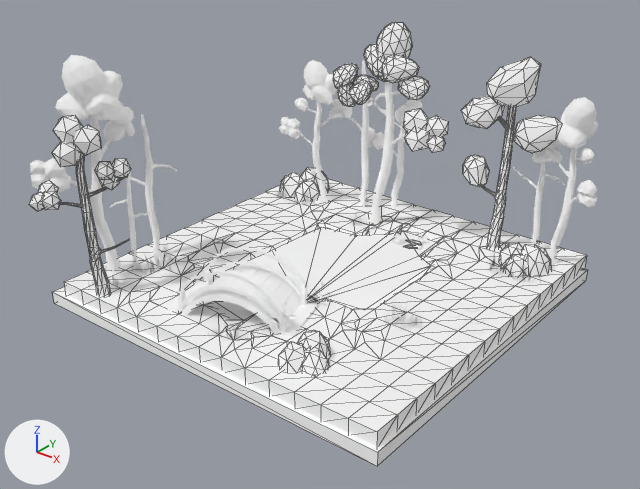
One commit to the glTF model public/models/scene.glb: the scene before it, then after it.
The view is the same before and after, from a 50 mm camera at (26.7, -34.5, 22.6) aimed at (0.8, -2.2, 2.5). Lighting does not change. The marker at lower left points along +X, +Y and +Z. Mesh edges are drawn as thin lines on the coarser meshes. Objects named as collision shapes, trigger or cutter boxes, shadow casters or lower levels of detail are left out. Where no turn or scale is listed for an object, it has been applied to the vertices.

Before the edit, the objects in view are built like this:
```python
me_cylinder_003_material_003_0 = bpy.data.meshes.new('Cylinder.003_Material.003_0')
me_cylinder_003_material_003_0.from_pydata(...)  # 426 vertices, 800 faces; spans x -2.29..2.28, y -1.81..1.5, z -2.01..3.36
me_cylinder_003_material_003_0.materials.append(mat_material_005)  # white #ffffff
me_icosphere_010_material_010_0 = bpy.data.meshes.new('Icosphere.010_Material.010_0')
me_icosphere_010_material_010_0.from_pydata(...)  # 154 vertices, 284 faces; spans x 0.57..2.88, y -0.69..2.66, z -5.86..2.08
me_icosphere_010_material_010_0.materials.append(mat_material_010)  # white #ffffff
me_icosphere_017_material_003_0 = bpy.data.meshes.new('Icosphere.017_Material.003_0')
me_icosphere_017_material_003_0.from_pydata(...)  # 65 vertices, 95 faces; spans x -1.72..1.28, y -2.09..1.1, z -0.38..1.63
me_icosphere_017_material_003_0.materials.append(mat_material_005)  # white #ffffff
ob_leaves_visual_003 = bpy.data.objects.new('leaves_visual.003', me_cylinder_003_material_003_0)
ob_leaves_visual_003.location = (9.39, 8.24, 6.25)
ob_rock_002_visual = bpy.data.objects.new('rock.002_visual', me_icosphere_017_material_003_0)
ob_rock_002_visual.location = (-8.01, 8.2, -0.01)
ob_tree_017_visual = bpy.data.objects.new('tree.017_visual', me_icosphere_010_material_010_0)
ob_tree_017_visual.location = (-9.37, -11.03, 5.79)
# also in view: 'leaves_visual.007' at (-8.0, -10.2, 7.3); 'tree.001_visual' at (-6.7, 6.9, 3.7); 'river_visual' at (-0.4, -0.3, -0.3); 'tree.007_visual' at (-9.4, -8.1, 4.6); 'tree.016_visual' at (5.8, 8.1, 5.1)
```
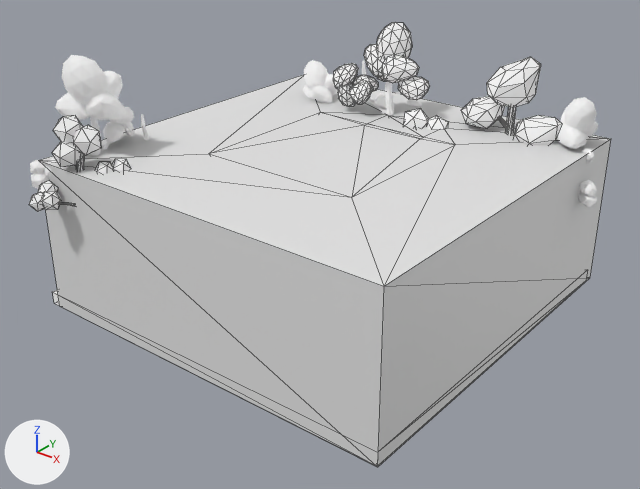
Where the change shows, as pixel boxes [x1, y1, x2, y2] in the pictures (640 x 489 px):
'area_soil', added: after [40, 75, 611, 467]
'area_water', added: after [210, 112, 455, 197]
'ground', unchanged, covered by the edit: before [64, 179, 587, 447]
'riverSide_visual', unchanged, covered by the edit: before [149, 211, 485, 343]
'cube_visual', unchanged, covered by the edit: before [53, 268, 587, 466]; after [53, 290, 60, 306]
'river_visual', unchanged, covered by the edit: before [209, 227, 440, 324]

The edits, one by one:
Mesh me_cube_003 is new.
It has 20 vertices, 36 faces and spans x -4.54..4.54, y -4.54..6.52, z -1.44..6.96.
Mesh me_cube_001 is new.
It has 24 vertices, 48 faces and spans x -10.6..10.6, y -10.6..10.6, z -1.4..7.0.
Object 'area_water' (ob_area_water) is new; it shows me_cube_003.
Its location is (0.0, 0.0, 0.0).
Object 'area_soil' (ob_area_soil) is new; it shows me_cube_001.
Its location is (0.0, 0.0, 0.0).
